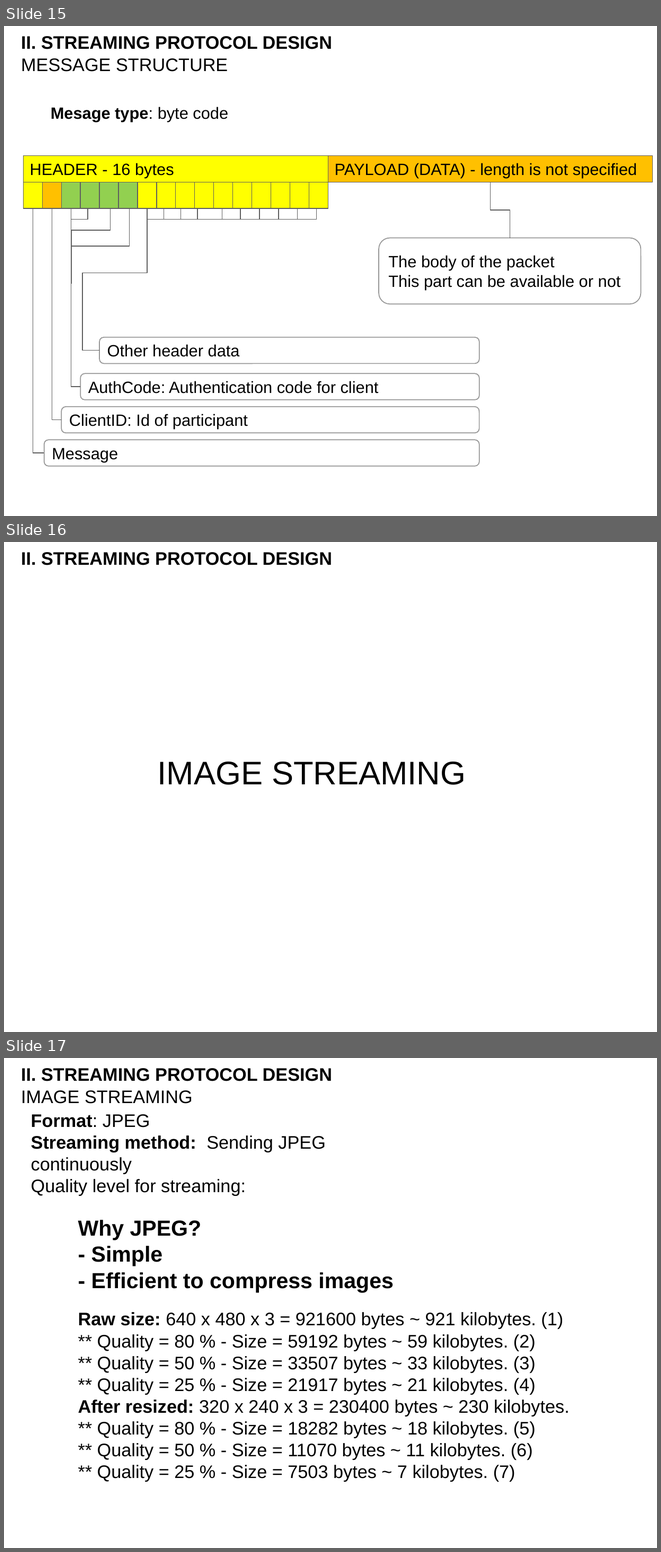
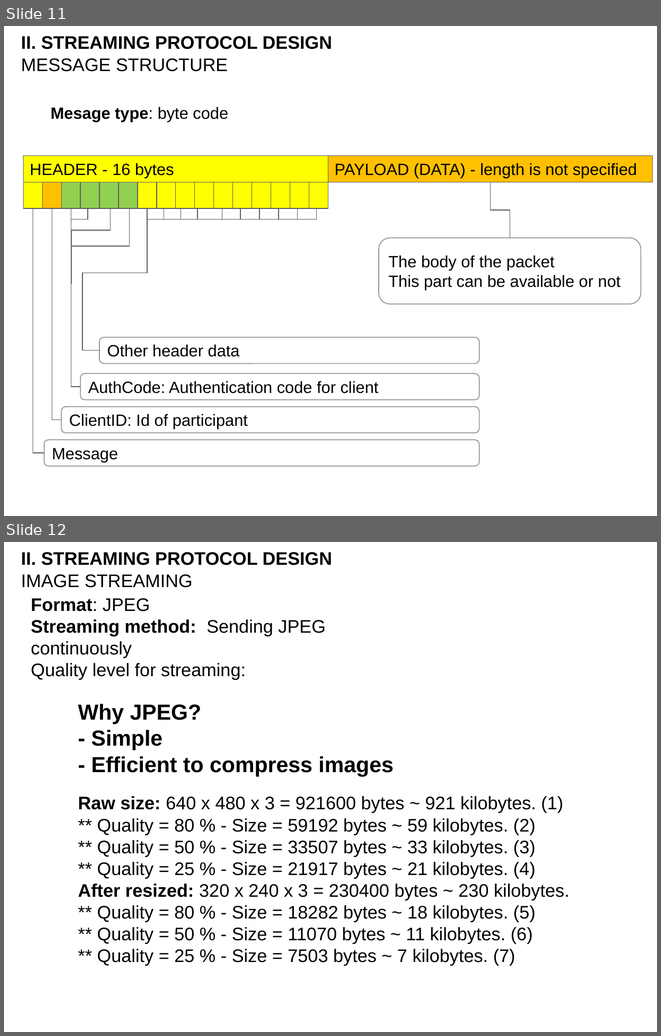
Before and after one commit to vietanhdev/gict-meeting, a slide deck: docs/VideoConf-v2.pptx. Shown one above the other, each under a label of ours: slides 15, 16 and 17 before the commit, slides 11 and 12 after it. The pictures are 661x1552 and 661x1036 pixels, drawn with LibreOffice and Linux fonts; fonts in the diff are those of the drawing; background and template pictures are left out. Boxes give left, top, right and bottom in pixels: in the first picture for what was removed or moved away, otherwise in the second. Text is boxed around its words. In the diff, an @@ line names an element or a change of style, - is before the commit and + after.

```diff
--- a/docs/VideoConf-v2.pptx
+++ b/docs/VideoConf-v2.pptx
@@ slide 16 removed at [4, 542, 657, 1032], background picture (left out) @@
@@ text removed at [21, 552, 332, 565] @@
-II. STREAMING PROTOCOL DESIGN
@@ title removed at [158, 761, 466, 785] @@
-IMAGE STREAMING
@@ what was slide 15 is now slide 11 @@
@@ what was slide 17 is now slide 12 @@
```
Also in this commit, not shown: 5 slides changed, 9 other slides removed.
